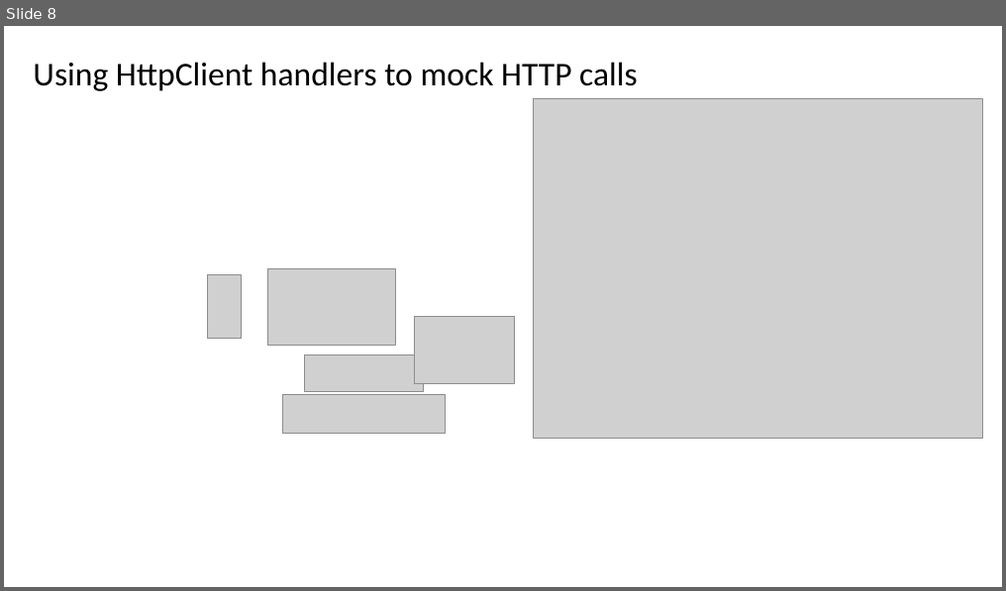
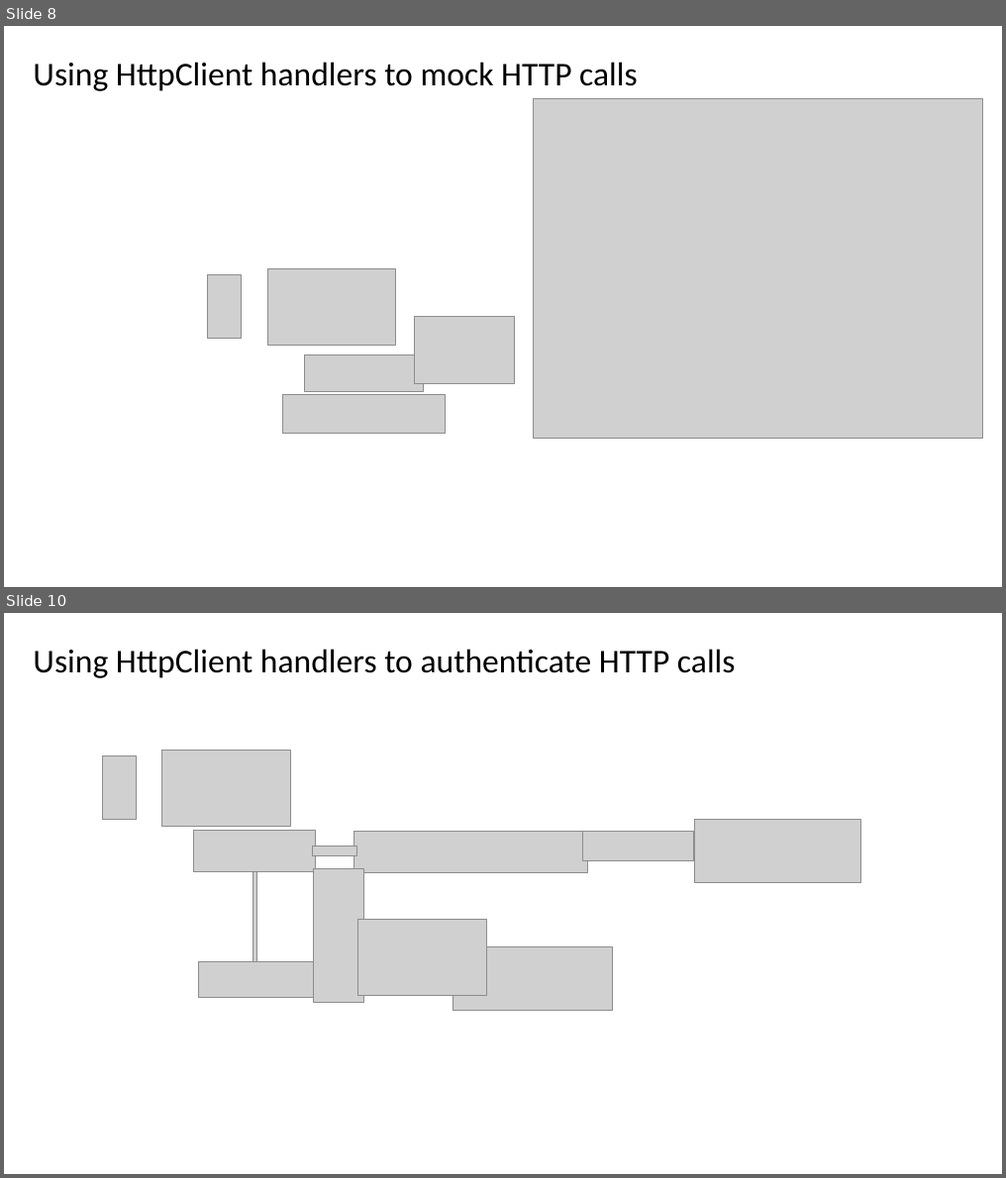
Before and after one commit to springcomp/azure-functions-university, a slide deck: assets/Calling third-party API using Refit.pptx. Shown one above the other, each under a label of ours: slide 8 before the commit, slides 8 and 10 after it; the slides between them are not shown. The pictures are 1006x591 and 1006x1178 pixels, drawn with LibreOffice and Linux fonts; fonts in the diff are those of the drawing; grey boxes stand for pictures. Boxes give left, top, right and bottom in pixels: in the first picture for what was removed or moved away, otherwise in the second. Text is boxed around its words. In the diff, an @@ line names an element or a change of style, - is before the commit and + after.

```diff
--- a/assets/Calling third-party API using Refit.pptx
+++ b/assets/Calling third-party API using Refit.pptx
@@ slide 10 added at box(4, 613, 1002, 1174), background #FFFFFF @@
@@ text added at box(33, 649, 736, 678), 32 pt, text #000000 @@
+Using HttpClient handlers to authenticate HTTP calls
@@ picture added at box(102, 757, 136, 820) @@
@@ picture added at box(162, 750, 291, 827) @@
@@ picture added at box(695, 820, 860, 882) @@
@@ picture added at box(193, 830, 315, 872) @@
@@ picture added at box(252, 840, 256, 989) @@
@@ picture added at box(313, 847, 356, 856) @@
@@ picture added at box(353, 832, 587, 872) @@
@@ picture added at box(583, 832, 693, 861) @@
@@ picture added at box(313, 868, 364, 1002) @@
@@ picture added at box(358, 919, 487, 995) @@
@@ picture added at box(199, 961, 318, 998) @@
@@ picture added at box(328, 959, 439, 989) @@
@@ picture added at box(452, 948, 613, 1011) @@
```
Also in this commit, not shown: 3 other slides added, 1 other file.
